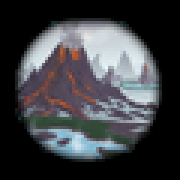
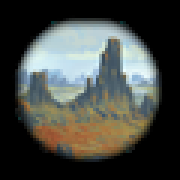
Layers edited between the first and the second 180 × 180 image:
added layer "Layer 42" above "Layer 41" over [15, 18, 162, 162]
added layer "Layer 41" above "Layer 40" over [15, 18, 162, 162]
added layer "Layer 40" above "Layer 39" over [15, 18, 162, 162]
added layer "Layer 39" above "Layer 38" over [15, 18, 162, 162]
added layer "Layer 38" above "Layer 37" over [15, 18, 162, 162]
added layer "Layer 37" above "Layer 36" over [15, 18, 162, 162]
added layer "Layer 36" above "Layer 35" over [15, 18, 162, 162]
added layer "Layer 35" above "Layer 34" over [15, 18, 162, 162]
